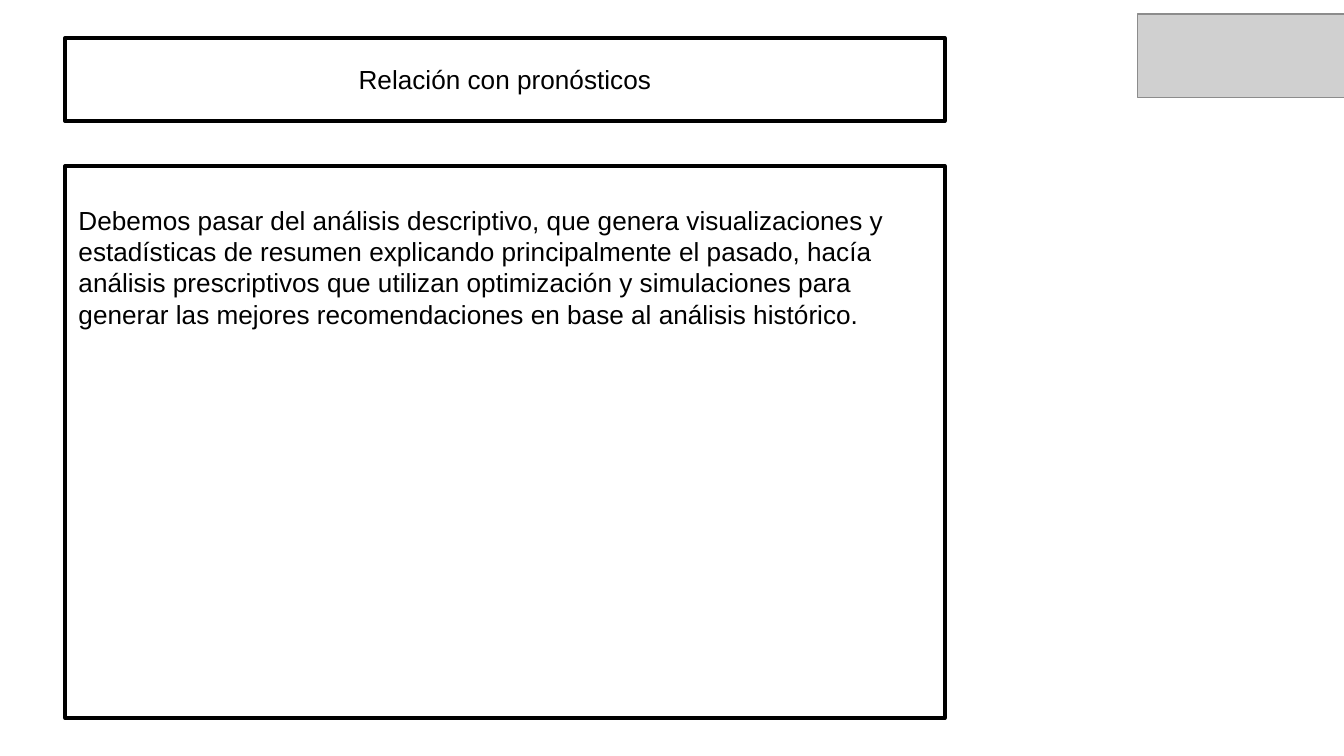
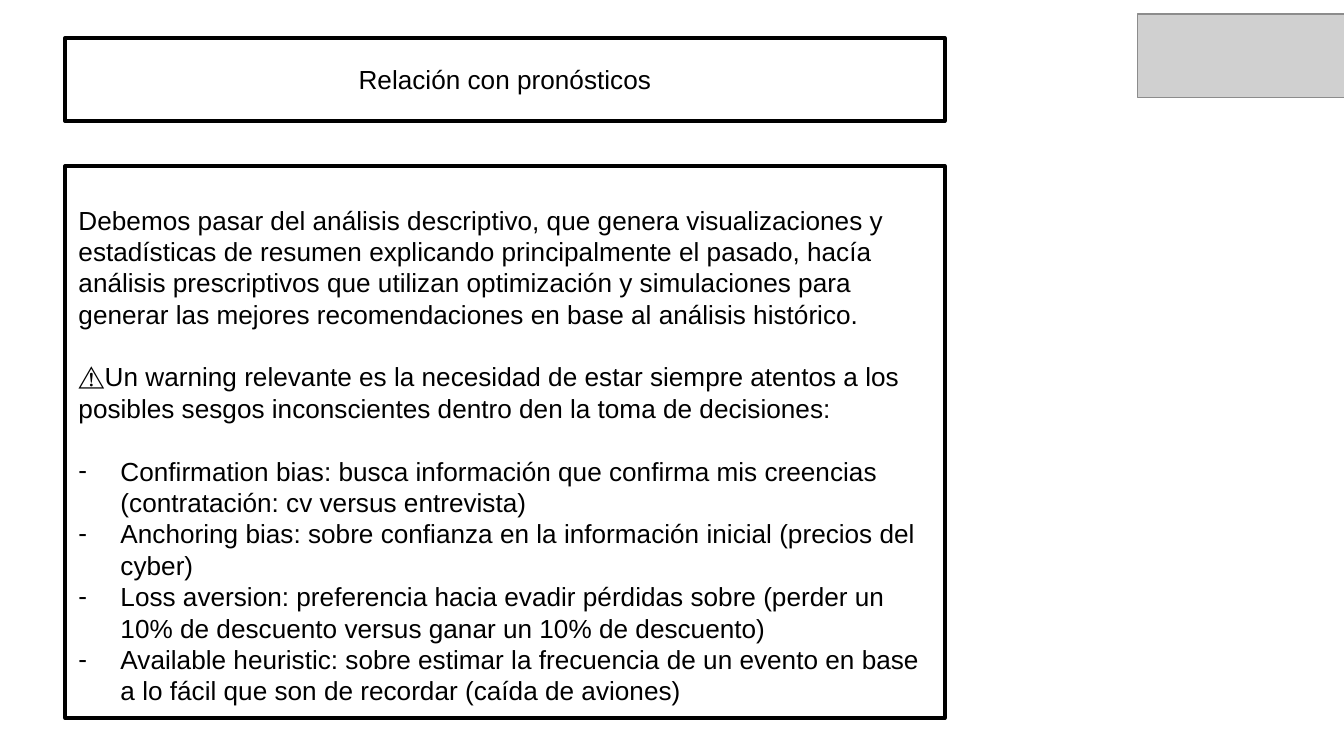
Before and after one commit to sebaegana/uft_mp_clases_website, a slide deck: slide 6 of clases/clase_01.pptx. Drawn at 1344x756 pixels with LibreOffice and Linux fonts; fonts in the diff are those of the drawing; grey boxes stand for pictures; background and template pictures are left out. Boxes give left, top, right and bottom in pixels: in the first picture for what was removed or moved away, otherwise in the second. Text is boxed around its words. In the diff, an @@ line names an element or a change of style, - is before the commit and + after.

```diff
--- a/clases/clase_01.pptx
+++ b/clases/clase_01.pptx
@@ text in rectangle at bbox=[78, 367, 919, 706]: paragraphs added @@
+⚠️Un warning relevante es la necesidad de estar siempre atentos a los posibles sesgos inconscientes dentro den la toma de decisiones:
+– Confirmation bias: busca información que confirma mis creencias (contratación: cv versus entrevista)
+– Anchoring bias: sobre confianza en la información inicial (precios del cyber)
+– Loss aversion: preferencia hacia evadir pérdidas sobre (perder un 10% de descuento versus ganar un 10% de descuento)
+– Available heuristic: sobre estimar la frecuencia de un evento en base a lo fácil que son de recordar (caída de aviones)
```
Also in this commit, not shown: 1 other slide changed, 29 other files.
